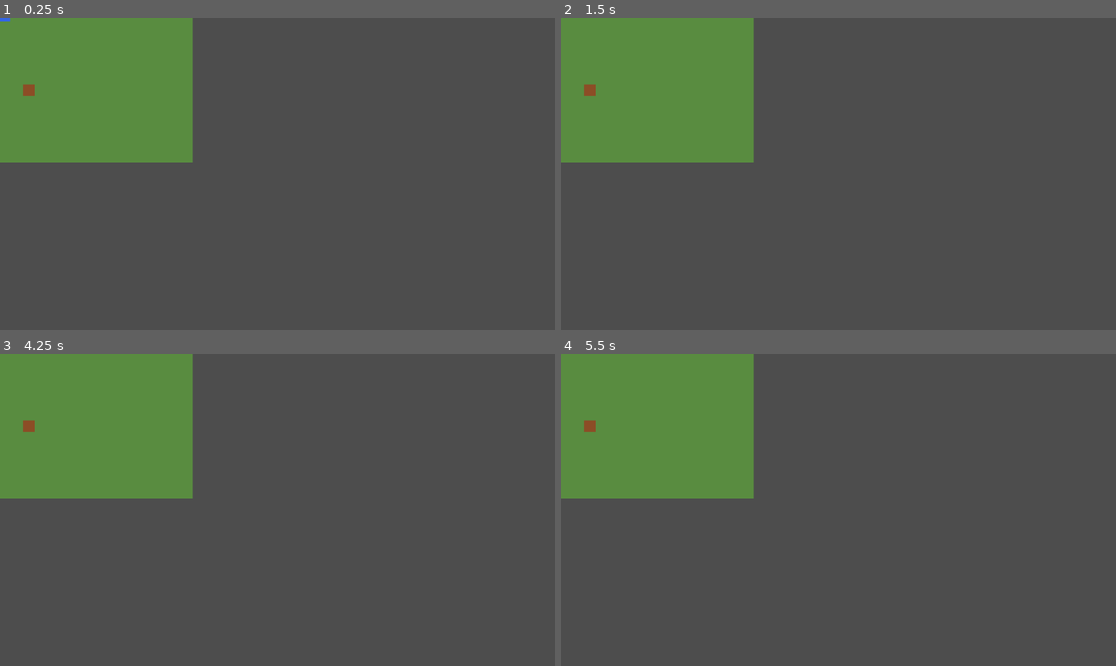
Above: before the commit, frames 1-4 (two rows, left to right).
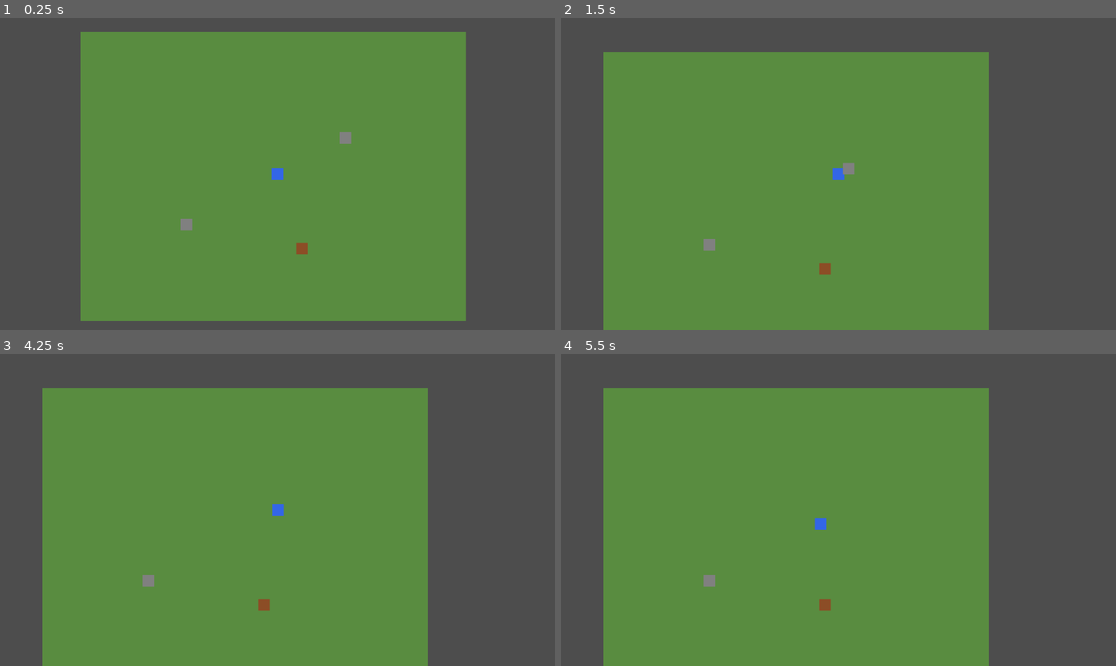
Above: after the commit, the same moments.

Repository: HexaLoid/ai-world-spectator
Game: Godot game, scene res://scenes/Main.tscn
Same seed, same stepped clock (60 frames per second), same inputs: the game is played once before the commit and once after it.
Inputs (mouse positions are in pixels of both pictures, inside the frame that each line leads up to):
- Up to frame 1 (0.25 s): no input
- Up to frame 2 (1.5 s): move the mouse to (960, 158) at 0.52 s; click (960, 158) at 0.67 s; drag from (727, 189) to (810, 236) at 1.27 s
- Up to frame 3 (4.25 s): tap Enter at 2, 3.5 s; move the mouse to (333, 441) at 2.02 s; click (333, 441) at 2.17 s; tap Space at 2.75 s; drag from (249, 572) to (111, 463) at 2.77 s; move the mouse to (444, 556) at 3.52 s; click (444, 556) at 3.67 s
- Up to frame 4 (5.5 s): drag from (672, 463) to (755, 432) at 4.27 s; move the mouse to (866, 510) at 5.02 s; click (866, 510) at 5.17 s

The runs differ from the first frame. In frame 1, 64% of the frame differs, in the area x 0-84%, y 0-98%; in frame 2, 59%; in frame 3, 59%; in frame 4, 59%.

Commit message:
Add spectator camera with follow, pan, and zoom
Co-Authored-By: Claude Sonnet 5 <noreply@anthropic.com>

Diff:
--- a/scenes/Main.tscn
+++ b/scenes/Main.tscn
@@ -1,10 +1,15 @@
-[gd_scene load_steps=3 format=3]
+[gd_scene load_steps=4 format=3]
 
 [ext_resource type="PackedScene" path="res://scenes/entities/Character.tscn" id="1_character"]
 [ext_resource type="PackedScene" path="res://scenes/world/ThornfieldMeadow.tscn" id="2_world"]
+[ext_resource type="Script" path="res://scripts/ui/camera_controller.gd" id="3_camera"]
 
 [node name="Main" type="Node2D"]
 
 [node name="World" parent="." instance=ExtResource("2_world")]
 
 [node name="Character" parent="." instance=ExtResource("1_character")]
+
+[node name="Camera2D" type="Camera2D" parent="."]
+script = ExtResource("3_camera")
+enabled = true
--- /dev/null
+++ b/scripts/ui/camera_controller.gd
@@ -0,0 +1,39 @@
+extends Camera2D
+
+const ZOOM_STEP := 0.1
+const MIN_ZOOM := 0.5
+const MAX_ZOOM := 2.5
+
+var following := true
+var dragging := false
+var drag_start_mouse := Vector2.ZERO
+var drag_start_camera := Vector2.ZERO
+
+func _ready() -> void:
+	GameState.camera = self
+
+func _process(delta: float) -> void:
+	if following and GameState.character and is_instance_valid(GameState.character):
+		global_position = GameState.character.global_position
+
+func _unhandled_input(event: InputEvent) -> void:
+	if event is InputEventMouseButton:
+		if event.button_index == MOUSE_BUTTON_LEFT:
+			if event.pressed:
+				dragging = true
+				following = false
+				drag_start_mouse = event.position
+				drag_start_camera = global_position
+			else:
+				dragging = false
+		elif event.button_index == MOUSE_BUTTON_WHEEL_UP and event.pressed:
+			zoom = (zoom + Vector2.ONE * ZOOM_STEP).clamp(Vector2.ONE * MIN_ZOOM, Vector2.ONE * MAX_ZOOM)
+		elif event.button_index == MOUSE_BUTTON_WHEEL_DOWN and event.pressed:
+			zoom = (zoom - Vector2.ONE * ZOOM_STEP).clamp(Vector2.ONE * MIN_ZOOM, Vector2.ONE * MAX_ZOOM)
+	elif event is InputEventMouseMotion and dragging:
+		var mouse_motion := event as InputEventMouseMotion
+		var delta_mouse := mouse_motion.position - drag_start_mouse
+		global_position = drag_start_camera - delta_mouse / zoom
+
+func recenter() -> void:
+	following = true
